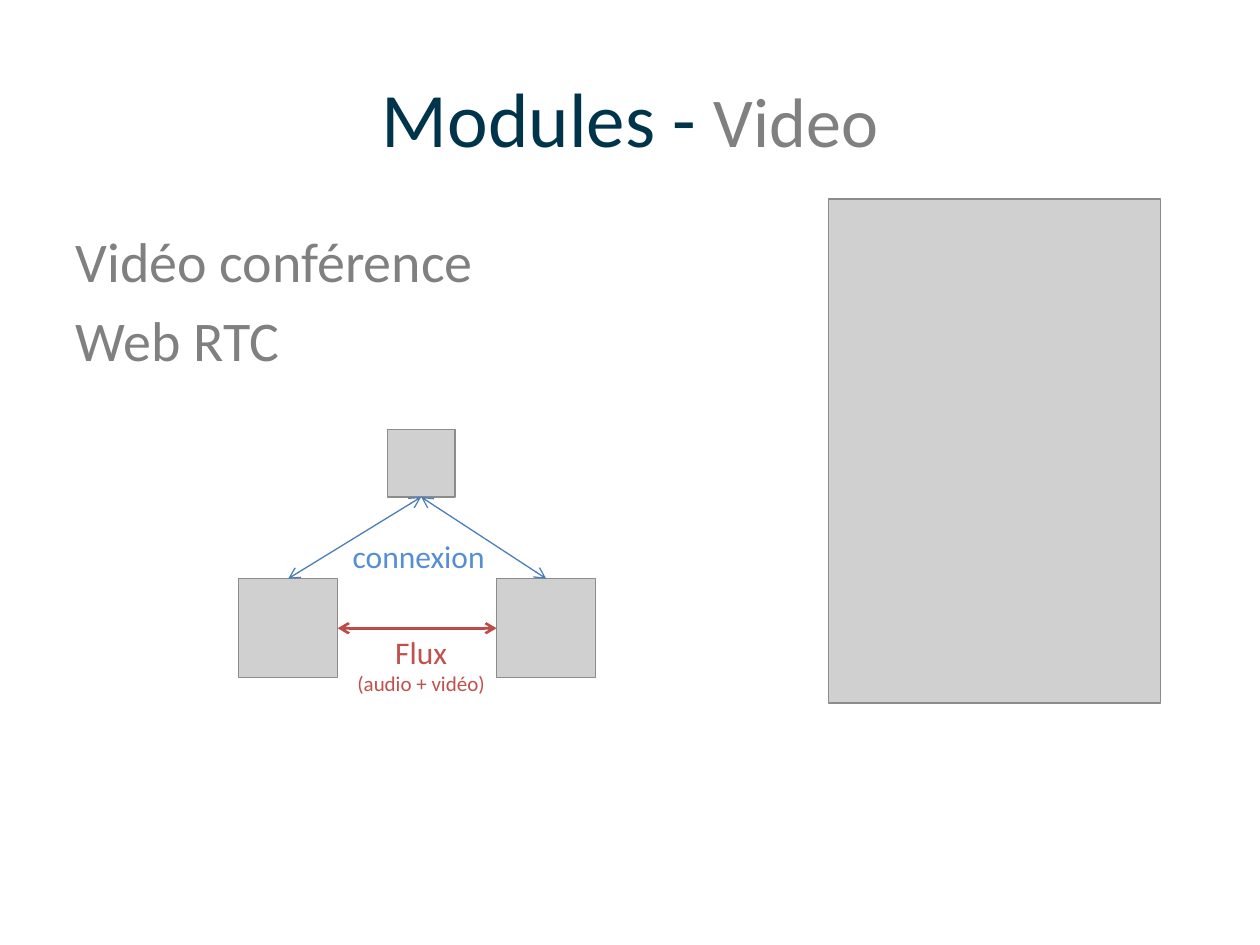
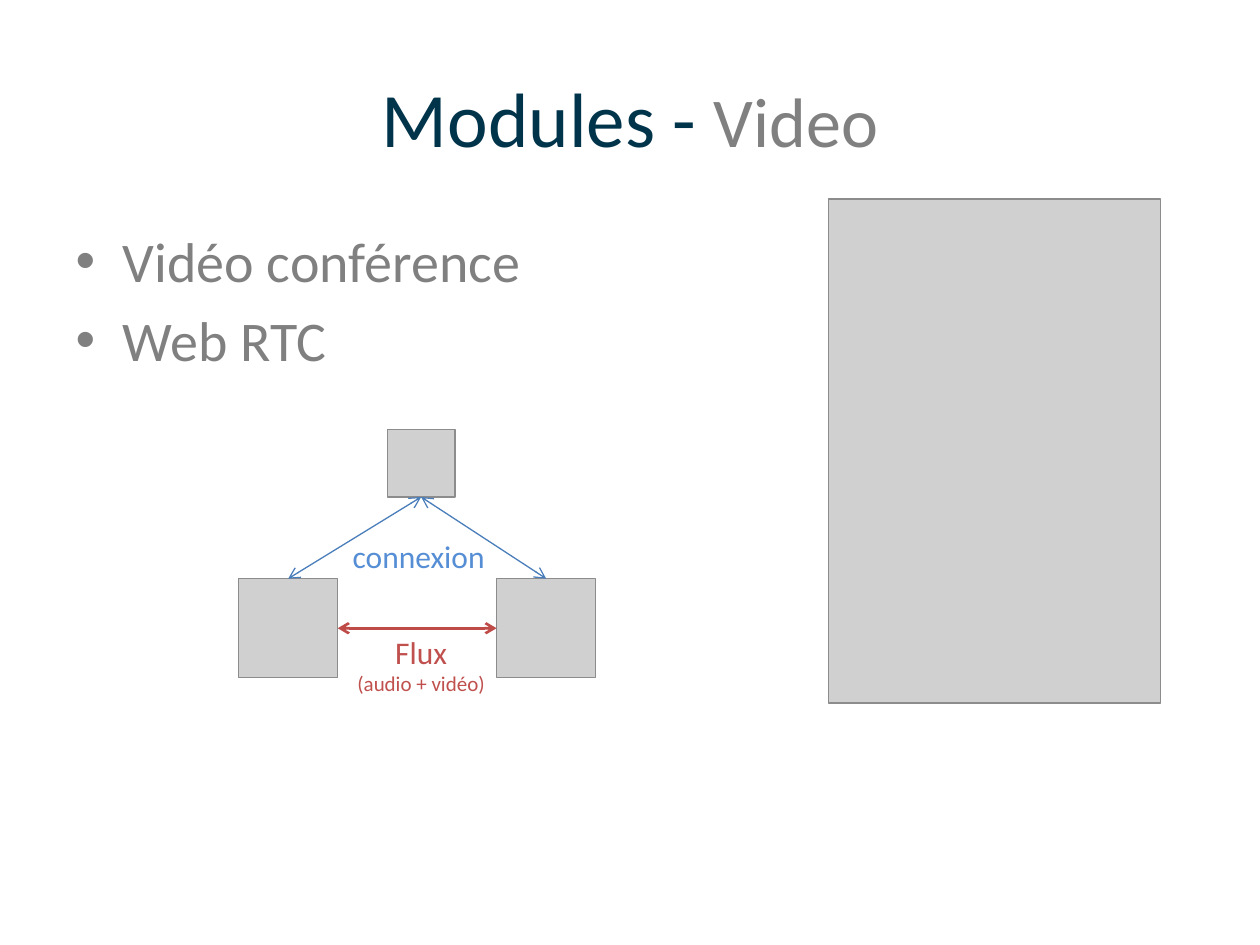
Before and after one commit to CuinierLena/OnlineSynergy, a slide deck: slide 7 of Présentation/Présentation.pptx. Drawn at 1260x945 pixels with LibreOffice and Linux fonts; fonts in the diff are those of the drawing; grey boxes stand for pictures; background and template pictures are left out. Boxes give left, top, right and bottom in pixels: in the first picture for what was removed or moved away, otherwise in the second. Text is boxed around its words. In the diff, an @@ line names an element or a change of style, - is before the commit and + after.

```diff
--- a/Présentation/Présentation.pptx
+++ b/Présentation/Présentation.pptx
@@ text "Vidéo conférence" at [123, 243, 520, 362]: bullet none to • @@
```
Also in this commit, not shown: 7 other slides changed.
